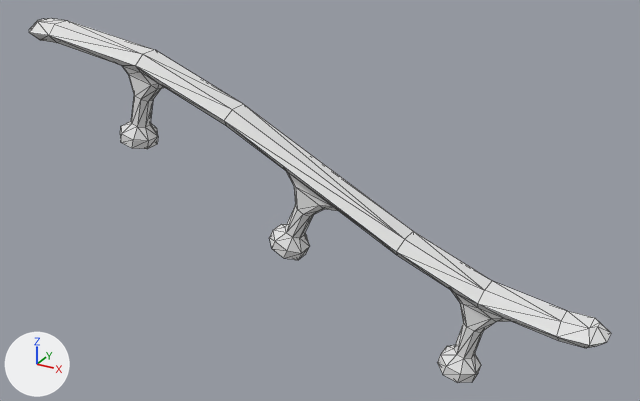
Renders of the OBJ model The_Dune_Project/Assets/Models/env/Modular Temple/Balcony_Railing_Bridge_Ramp.obj from each side of a commit.
Camera for both pictures: a camera (50 mm lens) standing at (1.09, -3.97, 2.53) and looking at (-0.86, -0.43, 0.76). The axes (+X, +Y, +Z) are drawn at lower left. The lights are the same throughout. Mesh edges are drawn as thin lines. Where no turn or scale is listed for an object, it has been applied to the vertices.
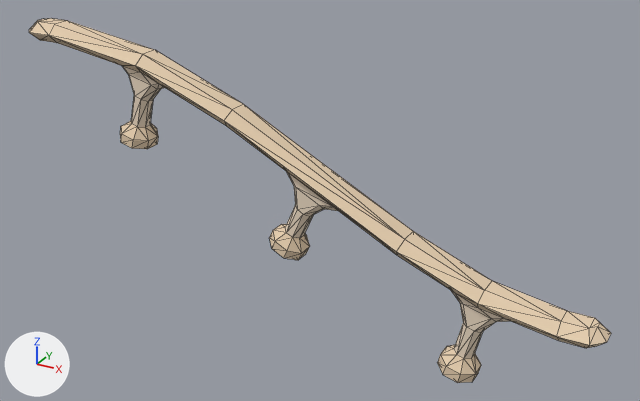
Edits to the bpy script that builds the scene:
```text
Change mat_sandstone_5:
    mat_sandstone_5.base_color: (0.8, 0.8, 0.8) -> (0.8, 0.627, 0.439)  # white #e7e7e7 -> beige #e7cfb1
```

Changed parts and their boxes [x1, y1, x2, y2] in the pictures (640 x 401 px):
'object1', recoloured (white to beige): [29, 18, 611, 383] in both
